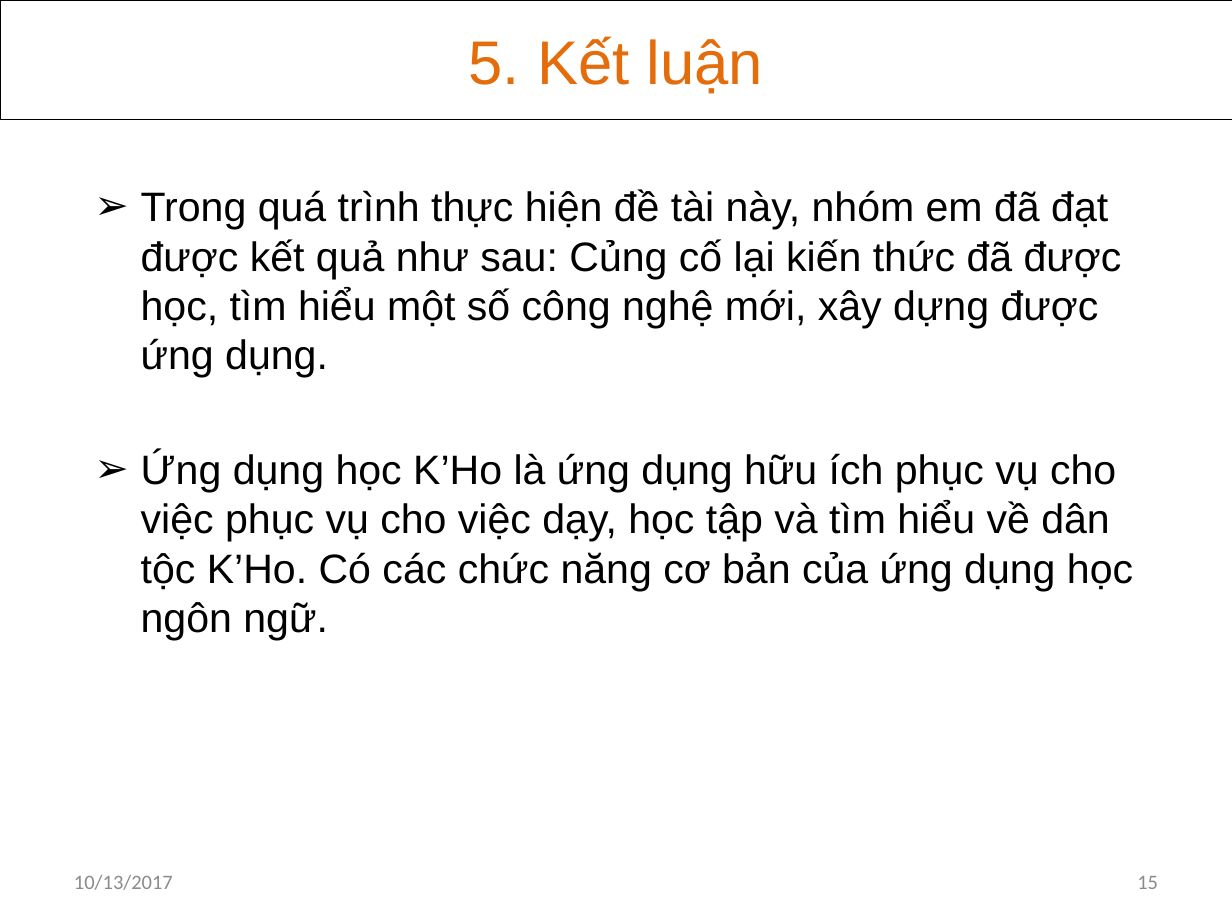
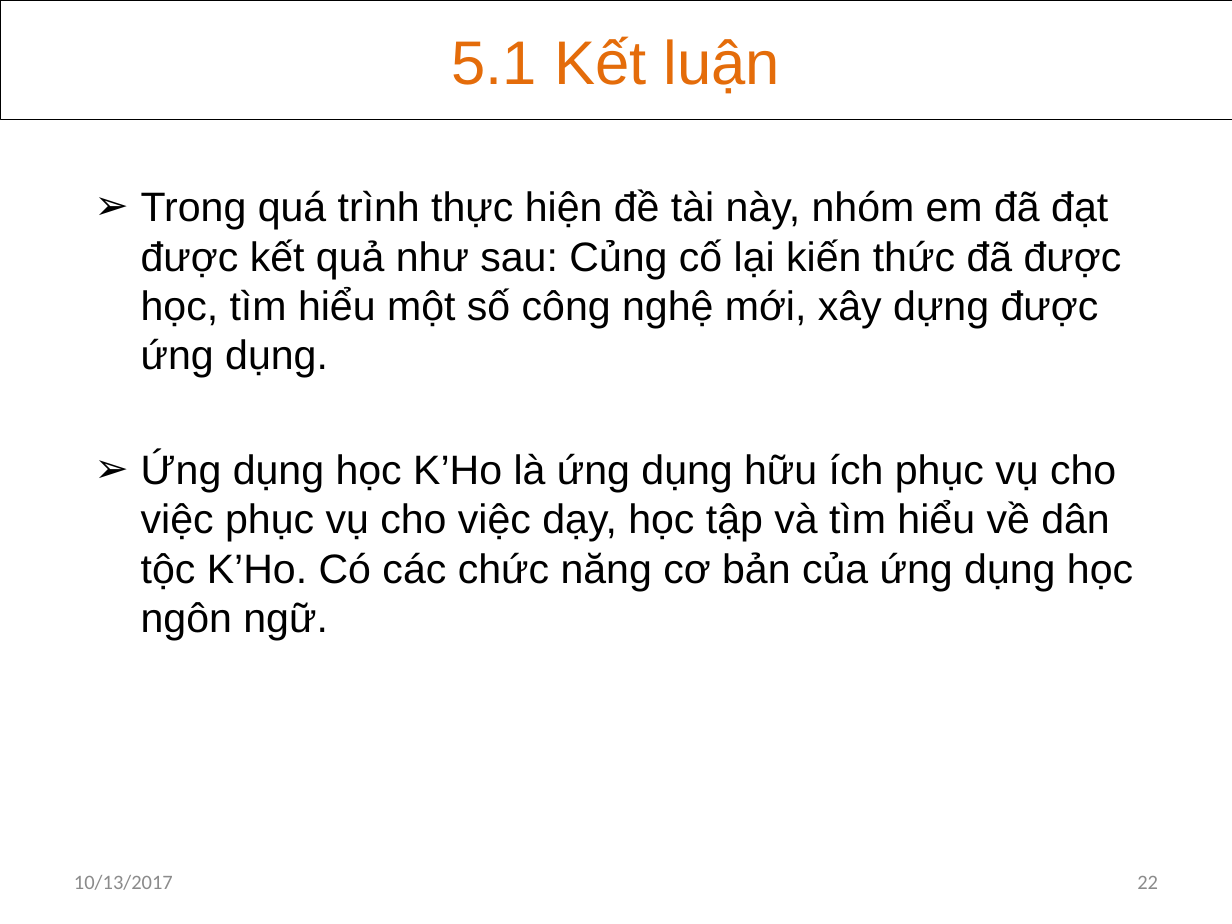
Before and after one commit to khanhvinhit/Do-An, a slide deck: slide 22 of THESIS/DACN_UD_Hoc_KHo_CTK37_BaoCao_D3.pptx (slide 15 before the commit). Drawn at 1232x924 pixels with LibreOffice and Linux fonts; fonts in the diff are those of the drawing. Boxes give left, top, right and bottom in pixels: in the first picture for what was removed or moved away, otherwise in the second. Text is boxed around its words. In the diff, an @@ line names an element or a change of style, - is before the commit and + after.

```diff
--- a/THESIS/DACN_UD_Hoc_KHo_CTK37_BaoCao_D3.pptx
+++ b/THESIS/DACN_UD_Hoc_KHo_CTK37_BaoCao_D3.pptx
@@ text in rectangle at (x1=452, y1=36, x2=780, y2=94): text changed @@
-5. Kết luận
+5.1 Kết luận
@@ page number at (x1=1137, y1=876, x2=1158, y2=889): text changed @@
-15
+22
```
Also in this commit, not shown: 11 other slides changed, 2 slides added.
